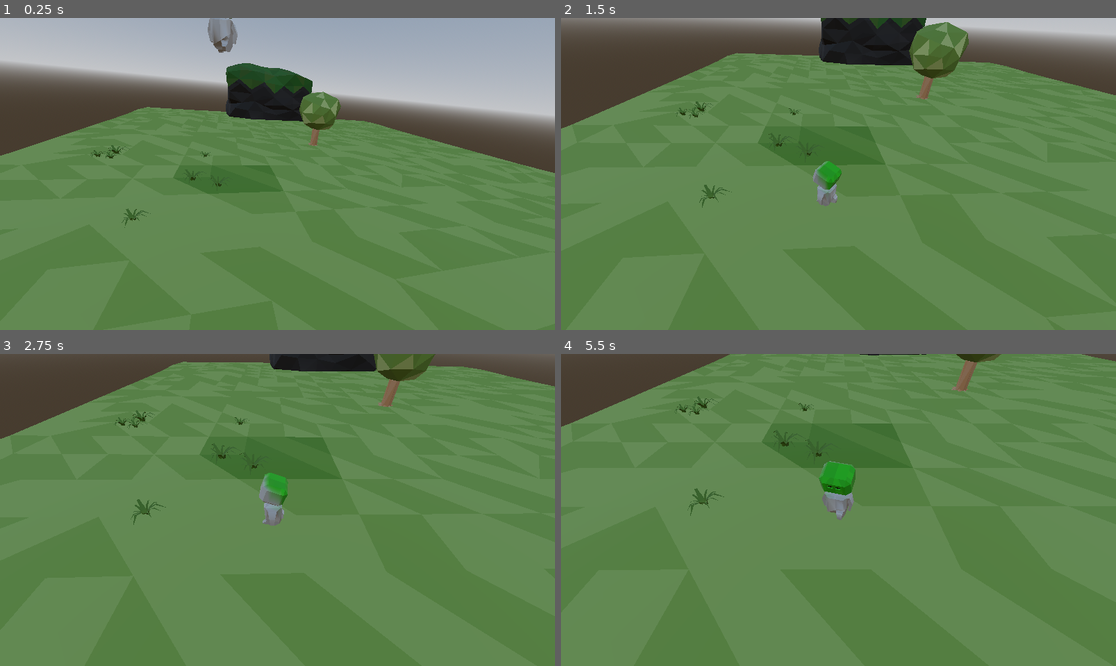
Above: before the commit, frames 1-4 (two rows, left to right).
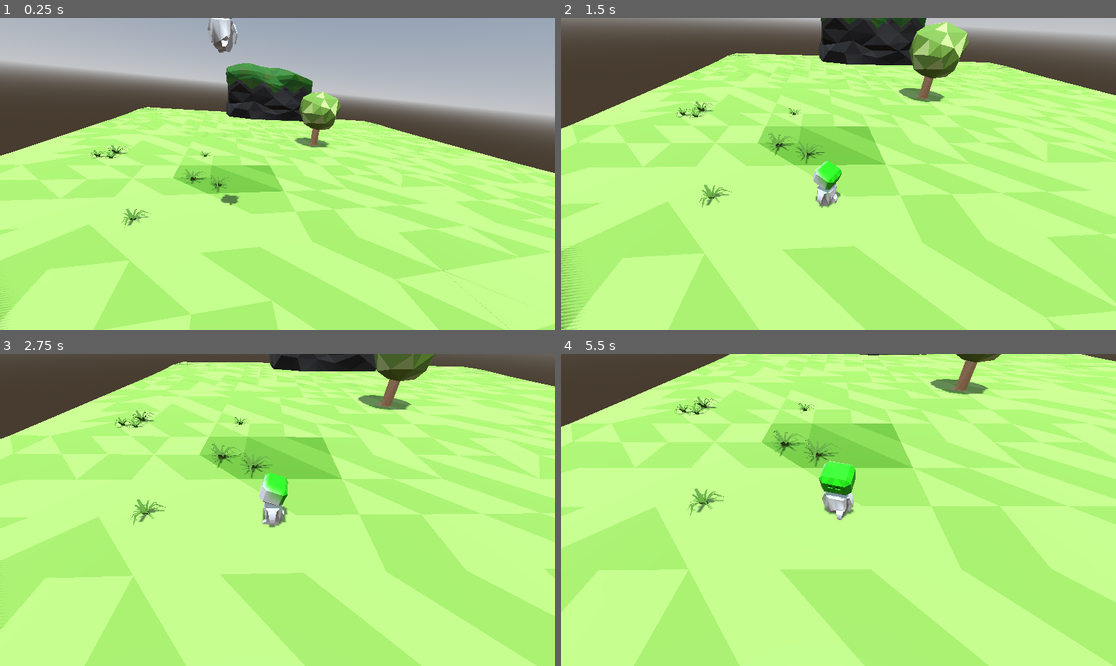
Above: after the commit, the same moments.

Repository: AYT04/SmallWorld4
Game: Godot game, scene res://scenes/scn_dev/scn_dev.tscn
Two runs of this game, one before a commit and one after it. Both use one fixed random seed, a clock stepped at 60 frames per second and the inputs below.
Inputs:
- Up to frame 1 (0.25 s): no input
- Up to frame 2 (1.5 s): tap Enter at 0.5 s; hold D (right) 0.53-1.28 s; hold S (down) from 1.28 s (still down)
- Up to frame 3 (2.75 s): release S (down) at 2.03 s; hold D (right) from 2.03 s (still down)
- Up to frame 4 (5.5 s): release D (right) at 2.78 s; hold W (up) 2.78-3.53 s; hold A (left) 3.53-5.03 s; hold S (down) from 5.03 s (still down)

The runs differ from the first frame. In frame 1, 65% of the frame differs, in the area x 0-100%, y 0-100%; in frame 2, 82%; in frame 3, 91%; in frame 4, 95%.

Commit message:
Add directional light and shadows

Diff:
--- a/scenes/scn_dev/scn_dev.tscn
+++ b/scenes/scn_dev/scn_dev.tscn
@@ -37,8 +37,6 @@
 
 [node name="Player" type="CharacterBody3D" parent="beginnerIsland"]
 transform = Transform3D(-0.951105, 0, 0.308868, 0, 1, 0, -0.308868, 0, -0.951105, -9.08754, 10.2392, 12.048)
-slide_on_ceiling = false
-floor_stop_on_slope = false
 
 [node name="mesh" parent="beginnerIsland/Player" instance=ExtResource("3_e3t0f")]
 transform = Transform3D(1, 0, 0, 0, 1, 0, 0, 0, 1, 0, -0.100779, 0)
@@ -50,6 +48,11 @@
 transform = Transform3D(1, 0, 0, 0, 1, 0, 0, 0, 1, 0, 0.928668, 0)
 shape = SubResource("CylinderShape3D_gghgm")
 
+[node name="DirectionalLight3D" type="DirectionalLight3D" parent="beginnerIsland"]
+transform = Transform3D(0.999451, 0, -0.0331377, 0.0324167, 0.207468, 0.977705, 0.00687501, -0.978242, 0.207354, -4.50705, 31.3435, 8.78595)
+light_energy = 0.258
+shadow_enabled = true
+
 [node name="Camera3D" type="Camera3D" parent="." node_paths=PackedStringArray("target")]
 transform = Transform3D(0.951105, -1.45369e-08, -0.308868, 0.0993436, 0.946863, 0.305911, 0.292455, -0.321638, 0.900566, -9.08754, 5.27015, 20.1369)
 script = ExtResource("4_vxe1e")
